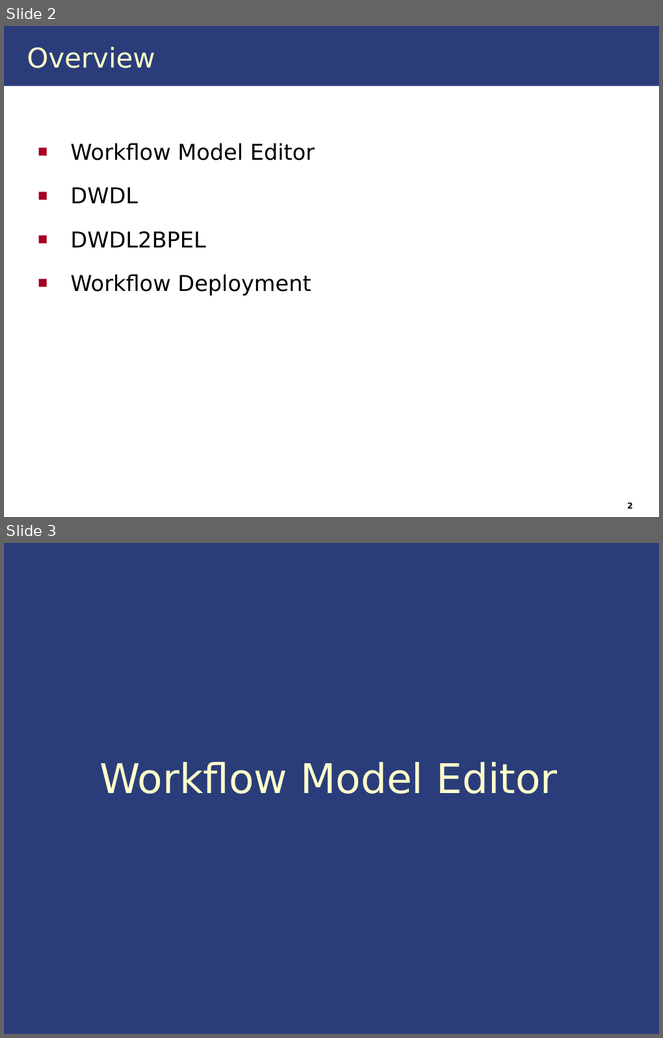
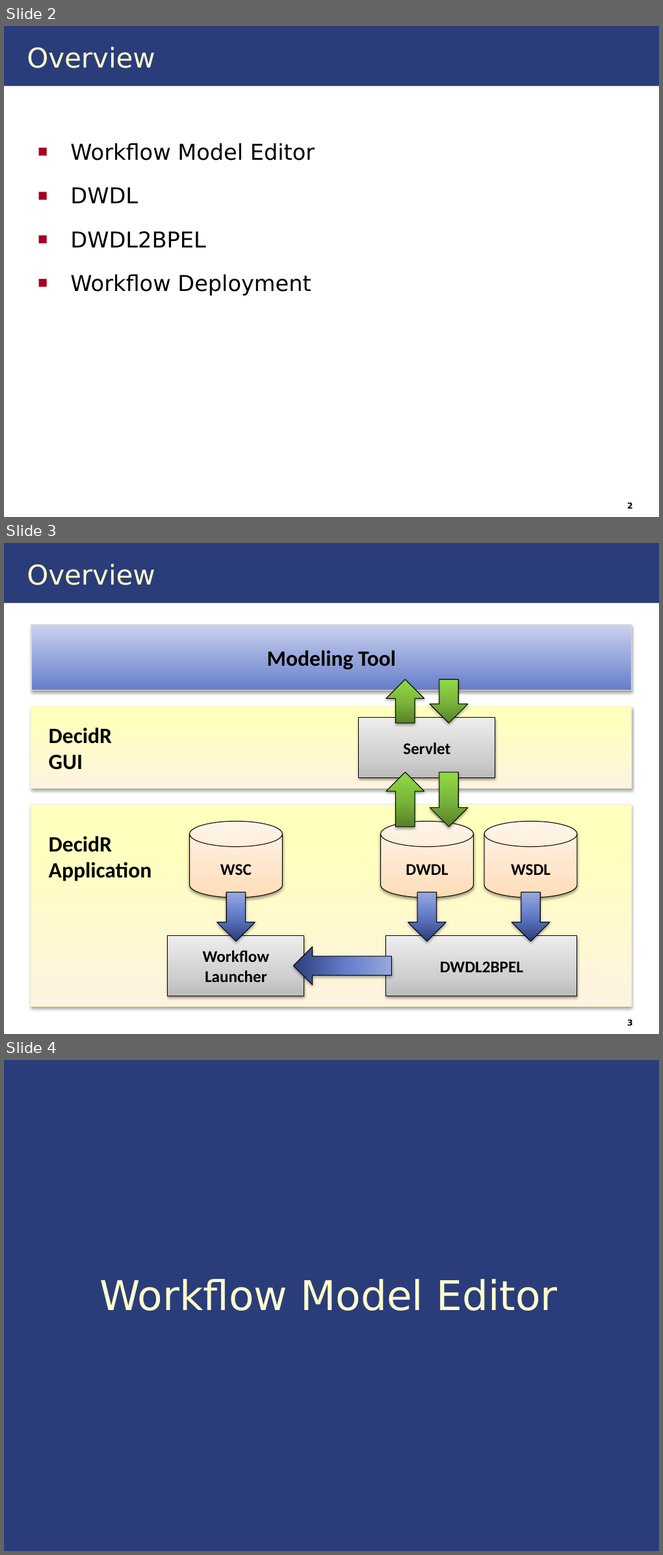
Before and after one commit to IAAS/decidr, a slide deck: docs/software-design/Entwurfspräsentation/Modeling Tool/ModelingToolTeamPresentation.pptx. Shown one above the other, each under a label of ours: slides 2 and 3 before the commit, slides 2, 3 and 4 after it. The pictures are 663x1038 and 663x1555 pixels, drawn with LibreOffice and Linux fonts; fonts in the diff are those of the drawing. Boxes give left, top, right and bottom in pixels: in the first picture for what was removed or moved away, otherwise in the second. Text is boxed around its words. In the diff, an @@ line names an element or a change of style, - is before the commit and + after.

Commit message:
JE: modified Modeling Tool Presentation

```diff
--- a/docs/software-design/Entwurfspräsentation/Modeling Tool/ModelingToolTeamPresentation.pptx
+++ b/docs/software-design/Entwurfspräsentation/Modeling Tool/ModelingToolTeamPresentation.pptx
@@ slide 3 added at <box>4,543,659,1034</box>, background #FFFFFF; not listed: 1 template element that a slide beside it also shows @@
@@ title added at <box>27,564,155,585</box>, 30 pt, text #FFFFCC @@
+Overview
@@ rectangle added at <box>31,625,633,691</box>, fill gradient #657DCA to #98A8DC to #C9D2F0, outline #D9D9D9 0.75 pt, 24 pt, text #000000, bold @@
+Modeling Tool
@@ down arrow added at <box>386,679,424,723</box>, fill gradient #57812A to #7BB73B to #92DA46, outline #000000 0.75 pt @@
@@ down arrow added at <box>430,679,468,723</box>, fill gradient #57812A to #7BB73B to #92DA46, outline #000000 0.75 pt @@
@@ rectangle added at <box>31,707,633,789</box>, fill gradient #FEF3E0 to #FEFEBE to #FFFFC0, outline #FBFBC6 0.75 pt @@
@@ rectangle added at <box>359,718,495,778</box>, fill gradient #BDBDBD to #D1D1D1 to #EEEEEE, outline #000000 0.75 pt, 18 pt, text #000000, bold @@
+Servlet
@@ text added at <box>49,728,112,770</box>, 24 pt, text #000000, bold @@
+DecidR
+GUI
@@ down arrow added at <box>386,772,424,826</box>, fill gradient #57812A to #7BB73B to #92DA46, outline #000000 0.75 pt @@
@@ down arrow added at <box>430,772,468,826</box>, fill gradient #57812A to #7BB73B to #92DA46, outline #000000 0.75 pt @@
@@ rectangle added at <box>31,805,633,1007</box>, fill gradient #FEF3E0 to #FEFEBE to #FFFFC0, outline #FBFBC6 0.75 pt @@
@@ cylinder added at <box>189,821,282,898</box>, fill gradient #FFDCB6 to #FFE6CB to #FFF5EB, outline #000000 0.75 pt, 18 pt, text #000000, bold @@
+WSC
@@ cylinder added at <box>381,821,474,898</box>, fill gradient #FFDCB6 to #FFE6CB to #FFF5EB, outline #000000 0.75 pt, 18 pt, text #000000, bold @@
+DWDL
@@ cylinder added at <box>484,821,577,898</box>, fill gradient #FFDCB6 to #FFE6CB to #FFF5EB, outline #000000 0.75 pt, 18 pt, text #000000, bold @@
+WSDL
@@ text added at <box>49,836,152,882</box>, 24 pt, text #000000, bold @@
+DecidR
+Application
@@ down arrow added at <box>217,892,255,941</box>, fill gradient #2A3D7A to #657DCA to #98A8DC, outline #000000 0.75 pt @@
@@ down arrow added at <box>408,892,446,941</box>, fill gradient #2A3D7A to #657DCA to #98A8DC, outline #000000 0.75 pt @@
@@ down arrow added at <box>512,892,550,941</box>, fill gradient #2A3D7A to #657DCA to #98A8DC, outline #000000 0.75 pt @@
@@ rectangle added at <box>168,936,304,997</box>, fill gradient #BDBDBD to #D1D1D1 to #EEEEEE, outline #000000 0.75 pt, 18 pt, text #000000, bold @@
+Workflow
+Launcher
@@ down arrow added at <box>294,947,392,985</box>, fill gradient #2A3D7A to #657DCA to #98A8DC, outline #000000 0.75 pt @@
@@ rectangle added at <box>386,936,577,997</box>, fill gradient #BDBDBD to #D1D1D1 to #EEEEEE, outline #000000 0.75 pt, 18 pt, text #000000, bold @@
+DWDL2BPEL
@@ page number added at <box>627,1019,633,1026</box>, 9 pt, text #000000, bold @@
+3
@@ what was slide 3 is now slide 4 @@
```
Also in this commit, not shown: 4 slides changed, 1 other file.
